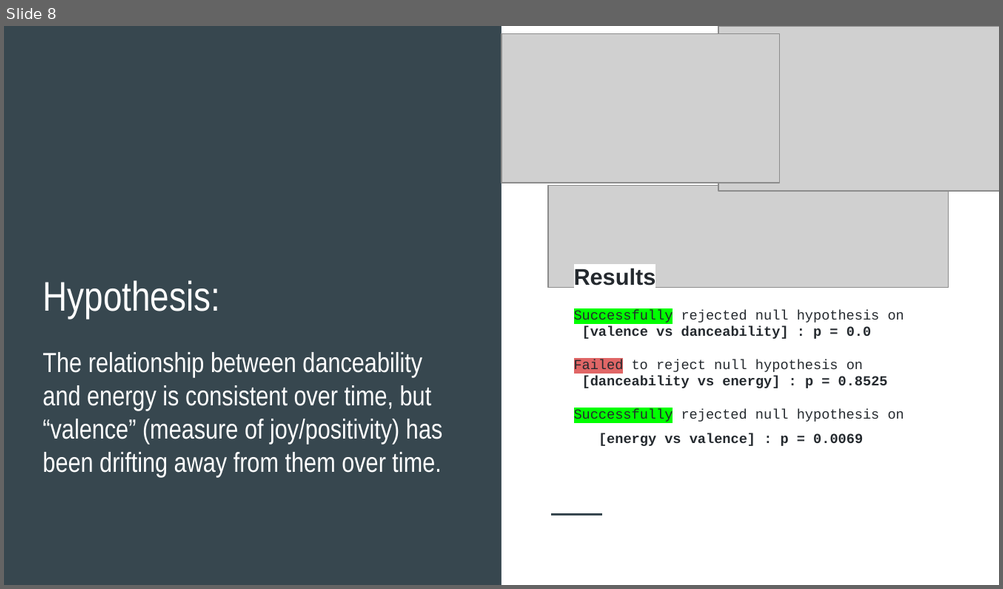
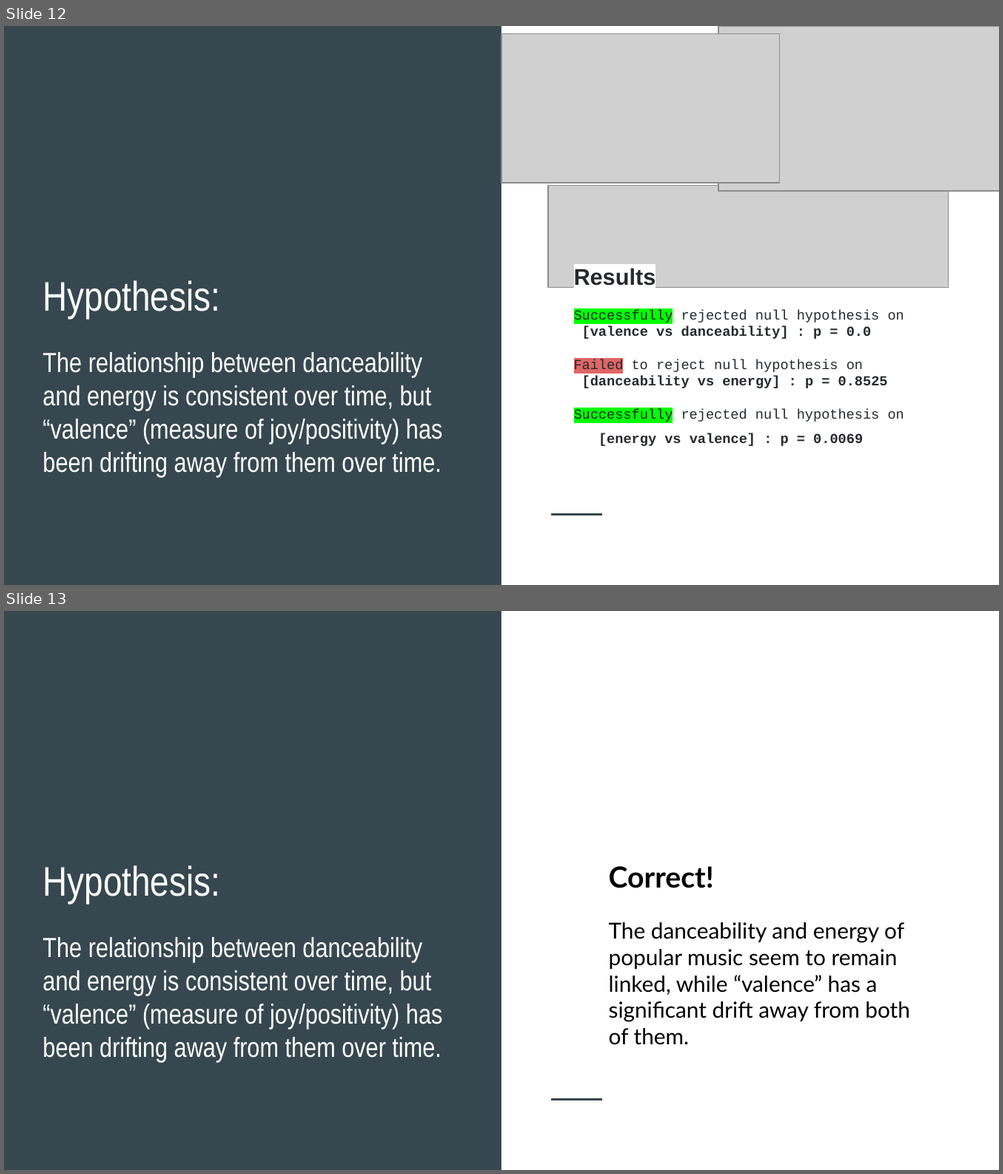
Before and after one commit to ZackMagnotti/tin-pan-data, a slide deck: docs/presentation.pptx. Shown one above the other, each under a label of ours: slide 8 before the commit, slides 12 and 13 after it. The pictures are 1003x589 and 1003x1174 pixels, drawn with LibreOffice and Linux fonts; fonts in the diff are those of the drawing; grey boxes stand for pictures. Boxes give left, top, right and bottom in pixels: in the first picture for what was removed or moved away, otherwise in the second. Text is boxed around its words. In the diff, an @@ line names an element or a change of style, - is before the commit and + after.

```diff
--- a/docs/presentation.pptx
+++ b/docs/presentation.pptx
@@ slide 13 added at <box>4,611,999,1170</box>, background #37474F; not listed: 2 template elements that a slide beside it also shows @@
@@ title added at <box>42,866,220,903</box>, 30 pt, text #FFFFFF @@
+Hypothesis:
@@ text added at <box>609,866,910,1045</box>, 16 pt, text #000000 @@
+Correct!
+The danceability and energy of popular music seem to remain linked, while “valence” has a significant drift away from both of them.
@@ subtitle added at <box>42,937,442,1062</box>, 20 pt, text #FFFFFF @@
+The relationship between danceability and energy is consistent over time, but “valence” (measure of joy/positivity) has been drifting away from them over time.
@@ what was slide 8 is now slide 12 @@
```
Also in this commit, not shown: 2 slides changed, 4 other slides added.
